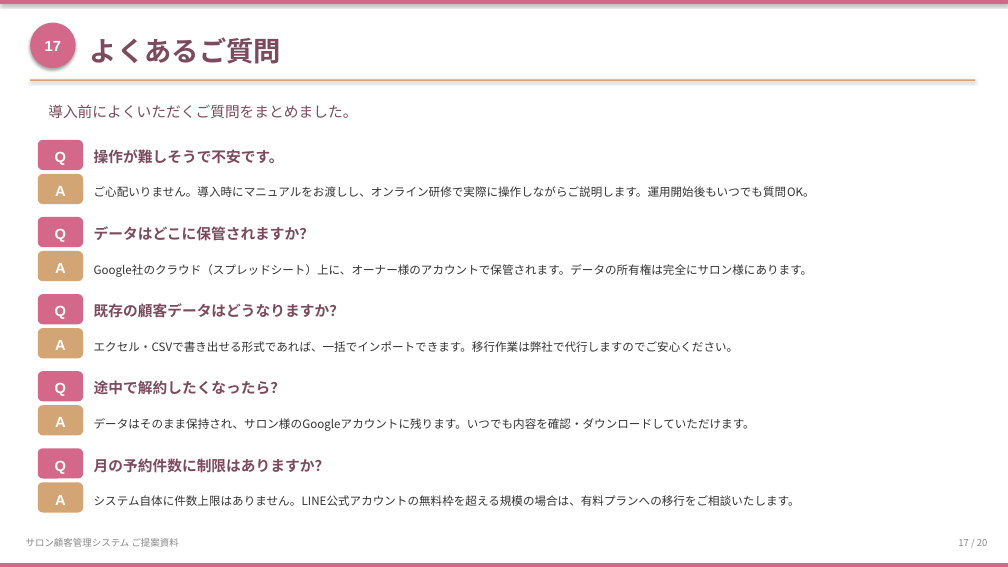
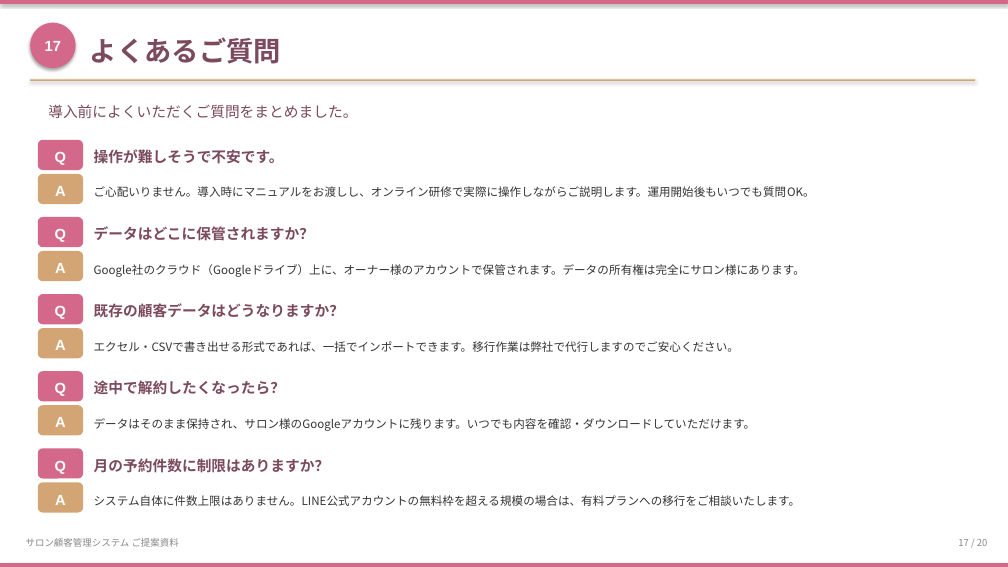
Before and after one commit to fukuokacolor-web/-salon-management, a slide deck: slide 17 of docs/SALON_PROPOSAL.pptx. Drawn at 1008x567 pixels with LibreOffice and Linux fonts; fonts in the diff are those of the drawing. Boxes give left, top, right and bottom in pixels: in the first picture for what was removed or moved away, otherwise in the second. Text is boxed around its words. In the diff, an @@ line names an element or a change of style, - is before the commit and + after.

Commit message:
Fix proposal deck: replace 'スプレッドシート' with 'Googleドライブ' on FAQ slide

```diff
--- a/docs/SALON_PROPOSAL.pptx
+++ b/docs/SALON_PROPOSAL.pptx
@@ text at (x1=94, y1=264, x2=805, y2=506): text changed @@
-Google社のクラウド（スプレッドシート）上に、オーナー様のアカウントで保管されます。データの所有権は完全にサロン様にあります。
+Google社のクラウド（Googleドライブ）上に、オーナー様のアカウントで保管されます。データの所有権は完全にサロン様にあります。
```
